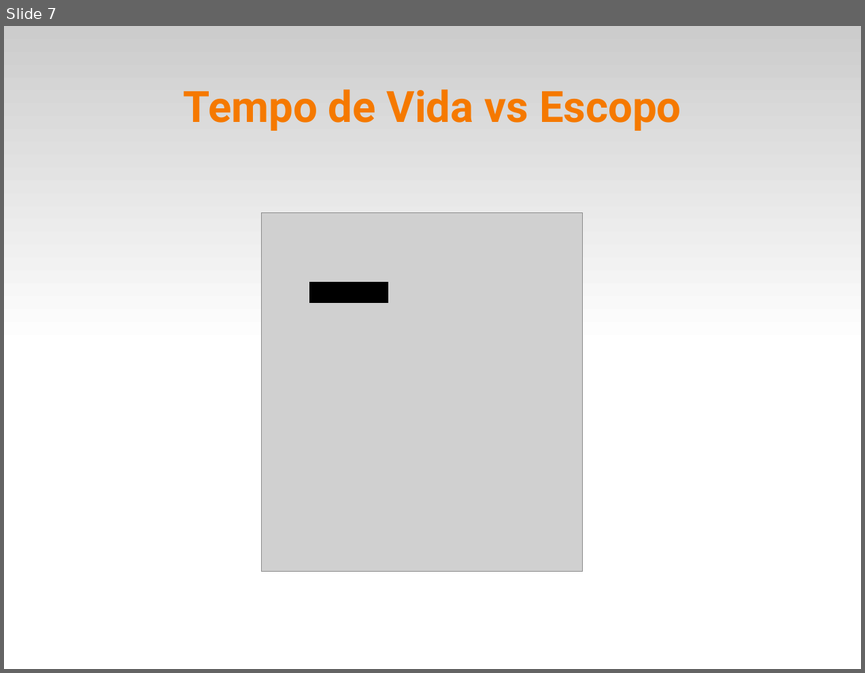
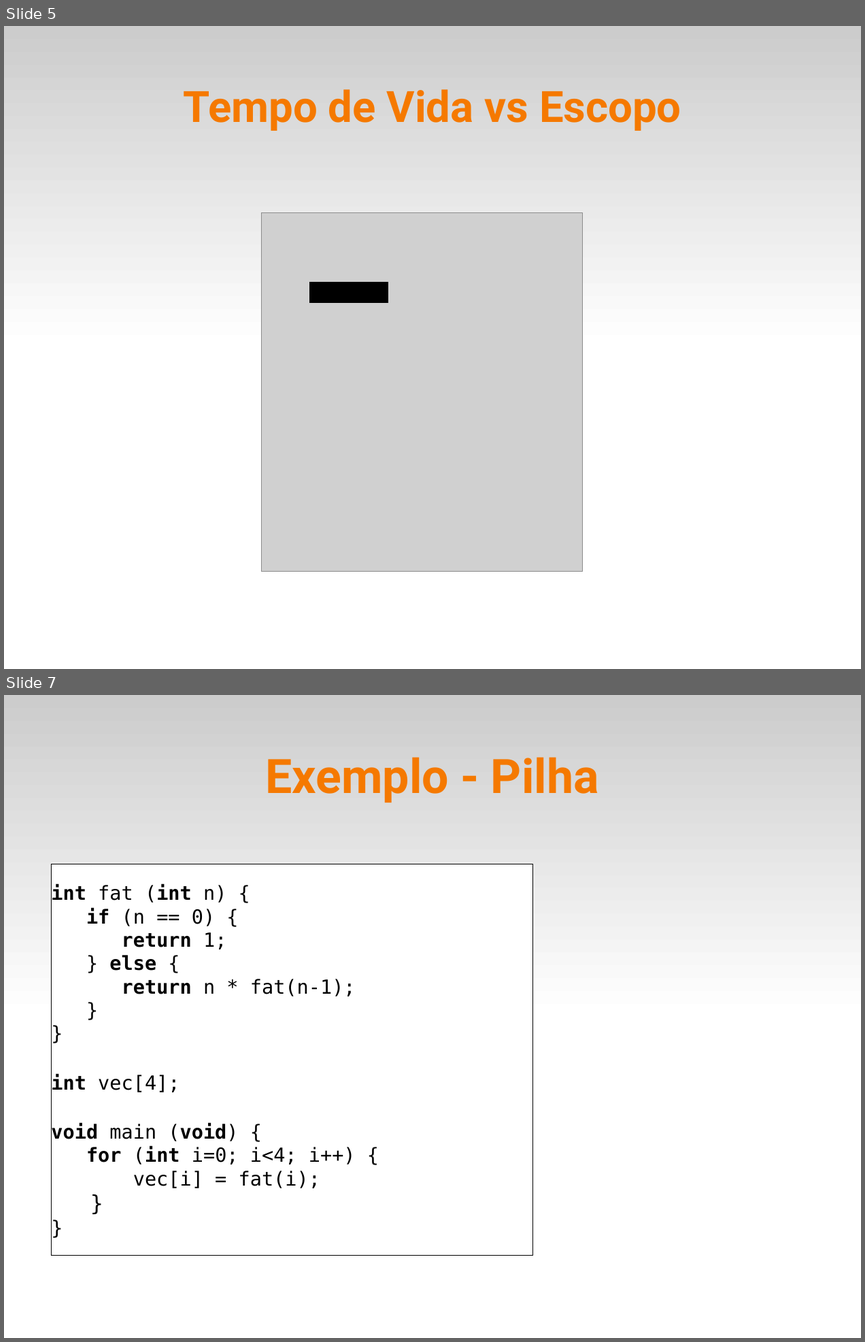
Before and after one commit to fsantanna-uerj/EDL, a slide deck: slides/edl-03-life.odp. Shown one above the other, each under a label of ours: slide 7 before the commit, slides 5 and 7 after it; the slides between them are not shown. The pictures are 865x673 and 865x1342 pixels, drawn with LibreOffice and Linux fonts; fonts in the diff are those of the drawing; grey boxes stand for pictures. Boxes give left, top, right and bottom in pixels: in the first picture for what was removed or moved away, otherwise in the second. Text is boxed around its words. In the diff, an @@ line names an element or a change of style, - is before the commit and + after.

```diff
--- a/slides/edl-03-life.odp
+++ b/slides/edl-03-life.odp
@@ slide 7 added at (x1=4, y1=695, x2=861, y2=1338), background #FFFFFF; not listed: 1 template element that a slide beside it also shows @@
@@ title added at (x1=266, y1=757, x2=599, y2=802), 44 pt, text #F57900, bold @@
+Exemplo - Pilha
@@ rectangle added at (x1=52, y1=864, x2=534, y2=1255), fill #FFFFFF, outline #000000 0 pt, 18 pt, text #000000 @@
+int fat (int n) {
+if (n == 0) {
+return 1;
+} else {
+return n * fat(n-1);
+}
+}
+int vec[4];
+void main (void) {
+for (int i=0; i<4; i++) {
+vec[i] = fat(i);
+}
+}
@@ what was slide 7 is now slide 5 @@
```
Also in this commit, not shown: 13 slides changed, 6 other slides added, 2 slides removed, 3 other files.
